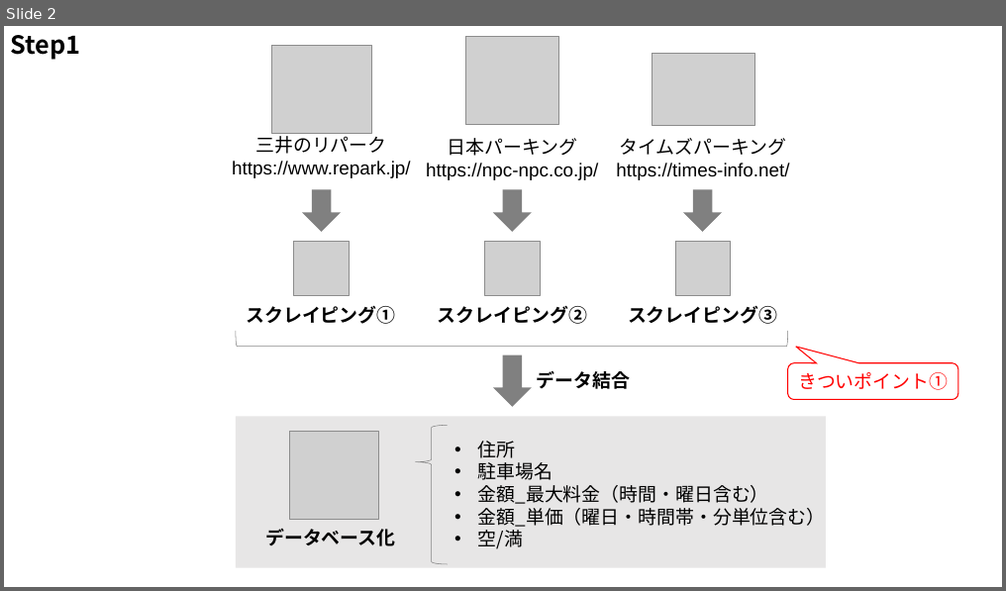
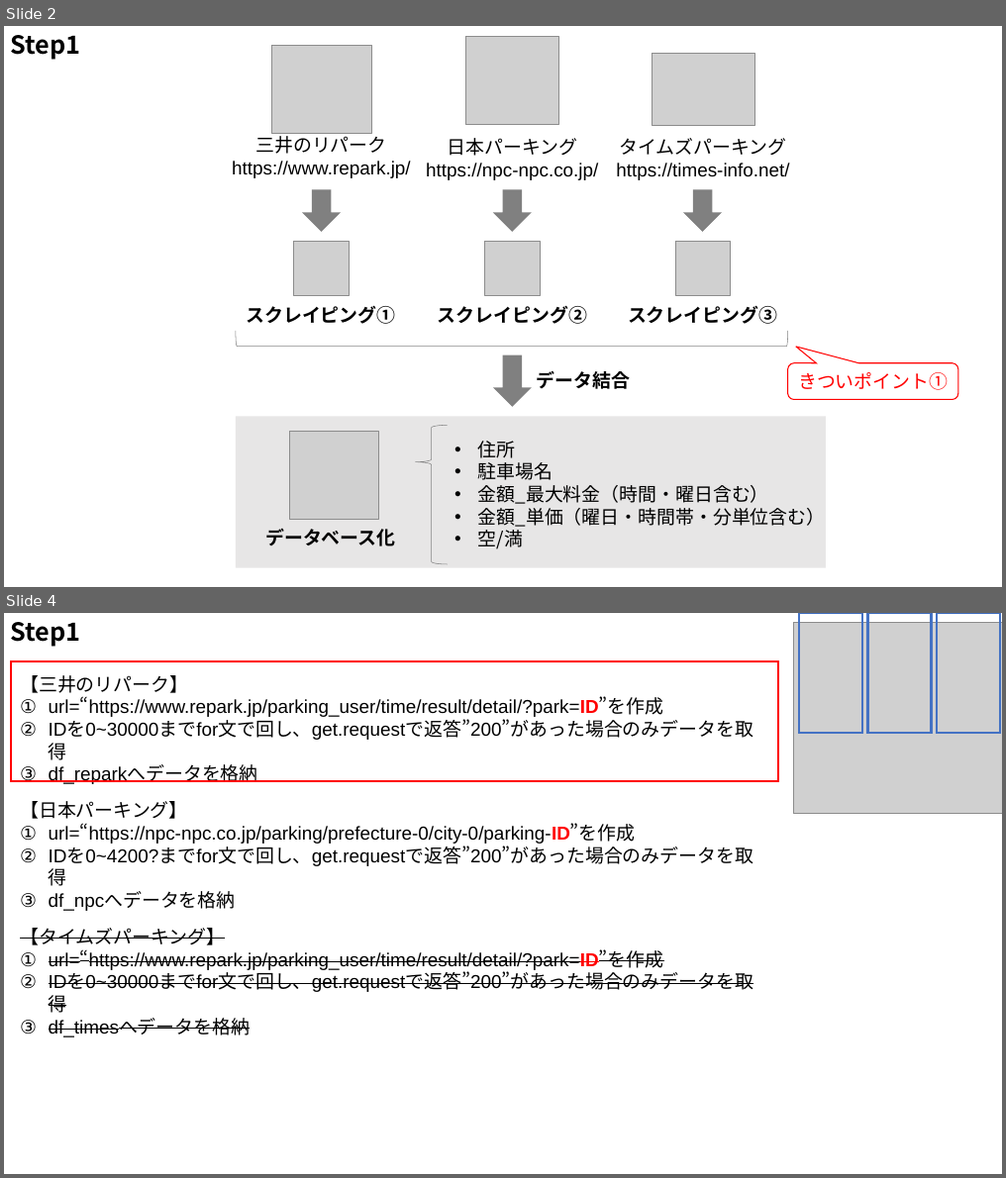
Before and after one commit to umazkym/tech0-Step2-WebApp, a slide deck: webアプリ.pptx. Shown one above the other, each under a label of ours: slide 2 before the commit, slides 2 and 4 after it; the slides between them are not shown. The pictures are 1006x591 and 1006x1178 pixels, drawn with LibreOffice and Linux fonts; fonts in the diff are those of the drawing; grey boxes stand for pictures. Boxes give left, top, right and bottom in pixels: in the first picture for what was removed or moved away, otherwise in the second. Text is boxed around its words. In the diff, an @@ line names an element or a change of style, - is before the commit and + after.

```diff
--- a/webアプリ.pptx
+++ b/webアプリ.pptx
@@ slide 4 added at (4,613,1002,1174), background #FFFFFF @@
@@ text added at (11,622,81,647), 24 pt, text #000000, bold @@
+Step1
@@ group added at (794,613,1002,814): 3 rectangles, 1 picture @@
@@ rectangle added at (12,662,779,781), outline #FF0000 2.25 pt @@
@@ text added at (20,675,754,761), 18 pt, text #000000 @@
+【三井のリパーク】
+1. url=“https://www.repark.jp/parking_user/time/result/detail/?park=ID”を作成
+2. IDを0~30000までfor文で回し、get.requestで返答”200”があった場合のみデータを取得
+3. df_reparkへデータを格納
@@ text added at (20,801,754,886), 18 pt, text #000000 @@
+【日本パーキング】
+1. url=“https://npc-npc.co.jp/parking/prefecture-0/city-0/parking-ID”を作成
+2. IDを0~4200?までfor文で回し、get.requestで返答”200”があった場合のみデータを取得
+3. df_npcへデータを格納
@@ text added at (20,928,754,1013), 18 pt, text #000000, strikethrough @@
+【タイムズパーキング】
+1. url=“https://www.repark.jp/parking_user/time/result/detail/?park=ID”を作成
+2. IDを0~30000までfor文で回し、get.requestで返答”200”があった場合のみデータを取得
+3. df_timesへデータを格納
```
Also in this commit, not shown: 1 slide changed, 2 other slides added.
